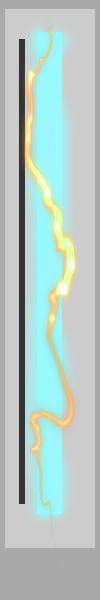
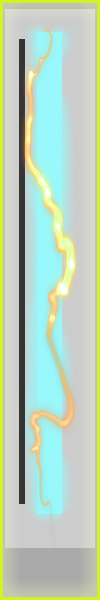
Layer changes from the first 100 x 600 image to the second:
added layer "Rectángulo 2" above "Capa 4" over 0, 0, 100, 600
